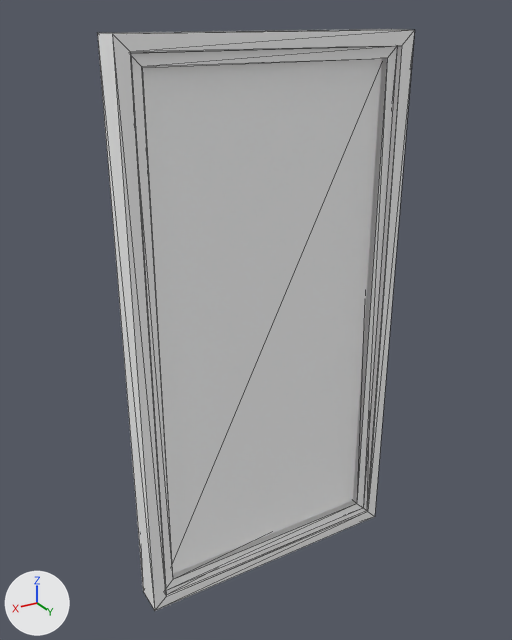
Renders of the glTF model outputs/7412/objects/WindowFactory73448.spawn_asset15.glb from each side of a commit.
The view is the same before and after, from a 50 mm lens placed at (0.871, 1.39, 0.734), pointed at (0.022, -0.026, 0.026). Arrows for +X, +Y and +Z are at lower left; the lights stay in place. The first picture is the older version. Mesh edges are drawn as thin lines. Vertices at exactly the same position are counted once.

The first picture shows 'WindowFactory(73448).spawn_asset(15).001'.
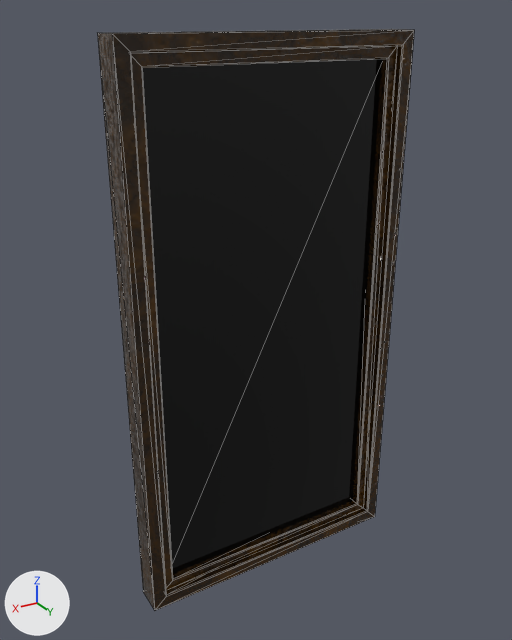
The edits, one by one:
Picture 'WindowFactory73448.spawn_asset15_normal' (img_windowfactory73448_spawn_asset15_normal) is new.
Picture 'WindowFactory73448.spawn_asset15_albedo' (img_windowfactory73448_spawn_asset15_albedo) is new.
Picture 'WindowFactory73448.spawn_asset15_metallic-WindowFactory73448.spawn_asset15_roughness' (img_windowfactory73448_spawn_asset15_metallic_windowfactory73448_spawn_asset15_roughness) is new.
Material 'WindowFactory73448.spawn_asset15__baked' (mat_windowfactory73448_spawn_asset15__baked) is new.
Uses the picture img_windowfactory73448_spawn_asset15_albedo.
Uses the picture img_windowfactory73448_spawn_asset15_metallic_windowfactory73448_spawn_asset15_roughness.
Uses the picture img_windowfactory73448_spawn_asset15_normal.
me_cube_022 is used by ob_windowfactory_73448__spawn_asset_15__001; location (0.0, 0.0, 0.0).
me_cube_022 had 49 vertices, 94 faces and spanned x -0.371..0.371, y -0.041..0.041, z -0.703..0.703.
me_cube_022 now has 61 vertices, 118 faces and spans x -0.371..0.371, y -0.041..0.041, z -0.704..0.703.
Part 1, on me_cube_022:
12 vertices are removed from x -0.371..0.371, y -0.041..0.041, z -0.703..0.703.
60 faces are deleted.
24 vertices are added at x -0.371..0.371, y -0.041..0.041, z -0.704..0.703.
84 new faces join them.
me_cube_022 part 2: 22 faces spanning x -0.371..0.371, y -0.041..0.041, z -0.703..0.703 switch from mat_shader_wood_013 (white #ffffff) to mat_windowfactory73448_spawn_asset15__baked.
me_cube_022 part 3: 12 faces spanning x -0.322..0.322, y -0.004..0.004, z -0.654..0.654 switch from mat_shader_window_glass_014 (white #ffffff) to mat_windowfactory73448_spawn_asset15__baked.

Location of each change, [x1, y1, x2, y2] in pixels of the pictures (512 x 640 px; the box of a moved part takes in the faces that stretch with it):
'WindowFactory(73448).spawn_asset(15).001', reshaped: before [97, 29, 415, 611]; after [97, 29, 414, 611]
part 1 of me_cube_022, moved or reshaped: before [98, 29, 415, 610]; after [98, 29, 414, 610]
part 2 of me_cube_022, recoloured: [97, 29, 390, 611] in both
part 3 of me_cube_022, recoloured (white to black): [142, 59, 382, 573] in both
